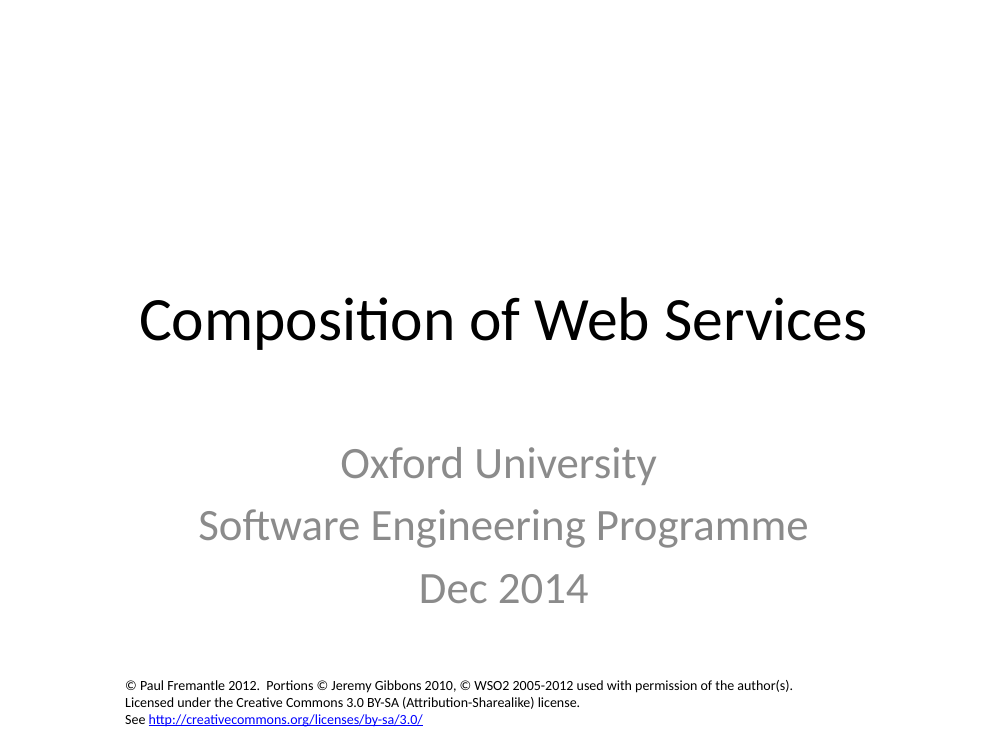
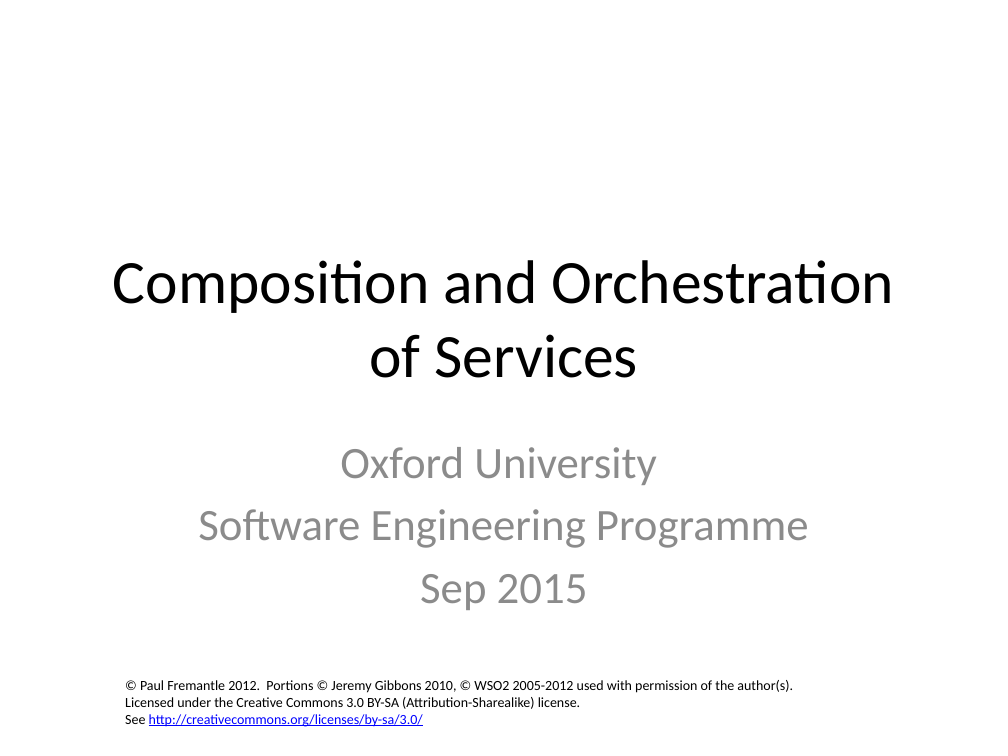
Before and after one commit to pzfreo/ox-soa-old, a slide deck: slide 1 of presentations/source/12-Composition.pptx. Drawn at 1008x756 pixels with LibreOffice and Linux fonts; fonts in the diff are those of the drawing; background and template pictures are left out. Boxes give left, top, right and bottom in pixels: in the first picture for what was removed or moved away, otherwise in the second. Text is boxed around its words. In the diff, an @@ line names an element or a change of style, - is before the commit and + after.

```diff
--- a/presentations/source/12-Composition.pptx
+++ b/presentations/source/12-Composition.pptx
@@ title at <box>113,260,894,378</box>: text changed @@
-Composition of Web Services
+Composition and Orchestration of Services
@@ subtitle at <box>420,574,588,610</box>: text changed @@
-Dec 2014
+Sep 2015
```
Also in this commit, not shown: 1 other slide changed, 19 slides added, 7 slides removed, 49 other files.
